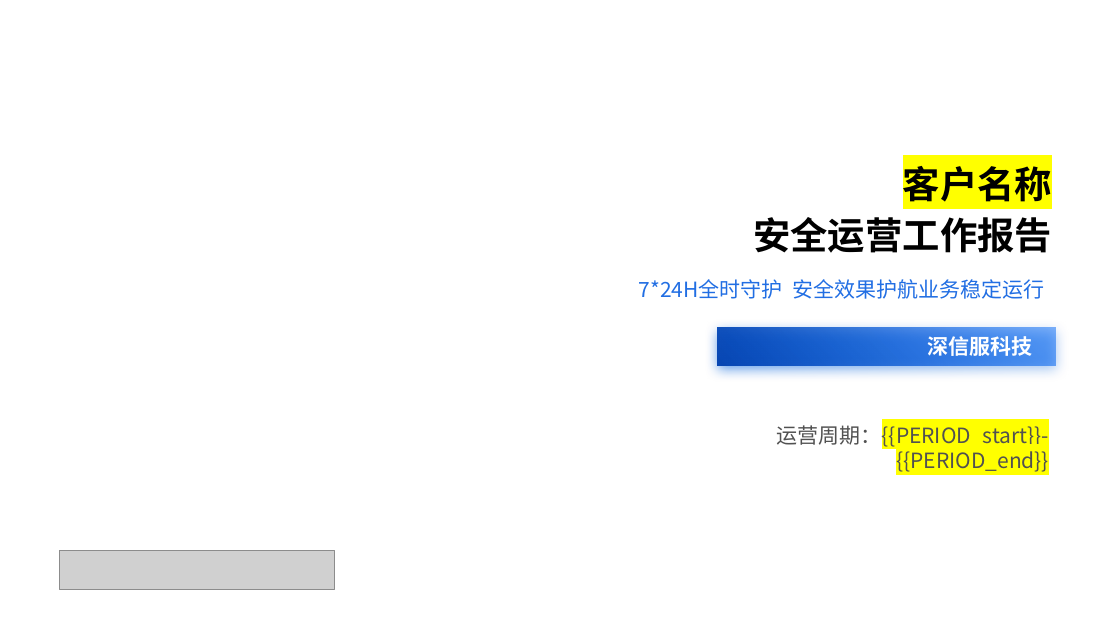
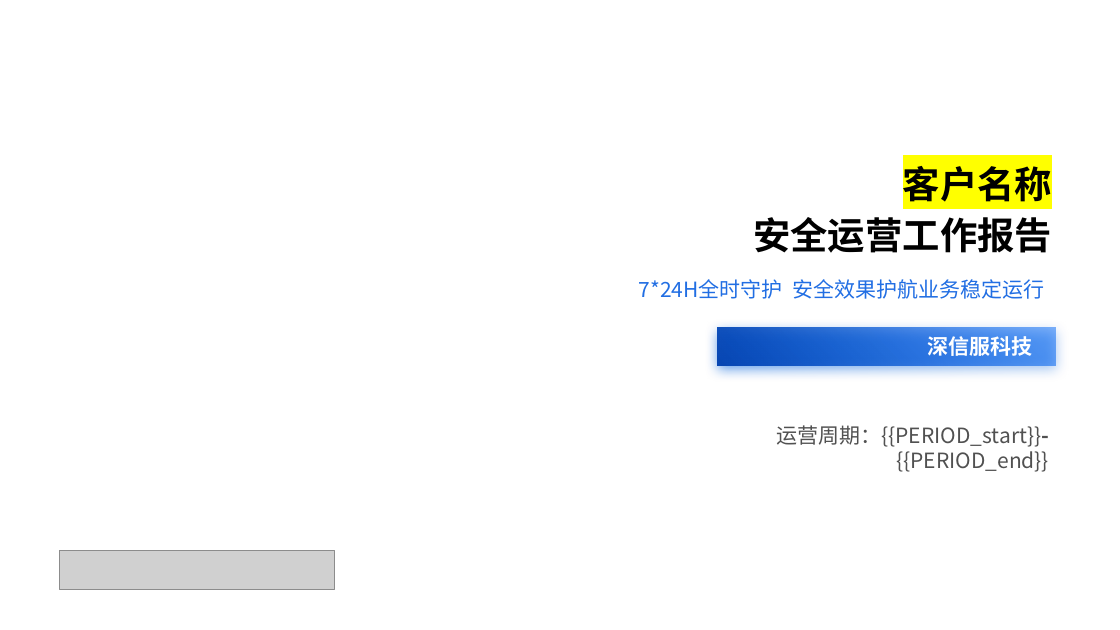
Before and after one commit to Xupai2022/report-generation, a slide deck: slide 1 of mss_ai_ppt_sample_assets/backend/data/templates/经典模板.pptx. Drawn at 1120x630 pixels with LibreOffice and Linux fonts; fonts in the diff are those of the drawing; grey boxes stand for pictures; background and template pictures are left out. Boxes give left, top, right and bottom in pixels: in the first picture for what was removed or moved away, otherwise in the second. Text is boxed around its words. In the diff, an @@ line names an element or a change of style, - is before the commit and + after.

```diff
--- a/mss_ai_ppt_sample_assets/backend/data/templates/经典模板.pptx
+++ b/mss_ai_ppt_sample_assets/backend/data/templates/经典模板.pptx
@@ text "运营周期：{{PERIOD_start}}-{{PERIOD_end}}" at (776,425,1049,472): highlight #FFFF00 to none, bold on in "运营周期：{{PERIOD_start}}-{{PERIOD_end}}" @@
```
Also in this commit, not shown: 3 other slides changed, 16 other files.
